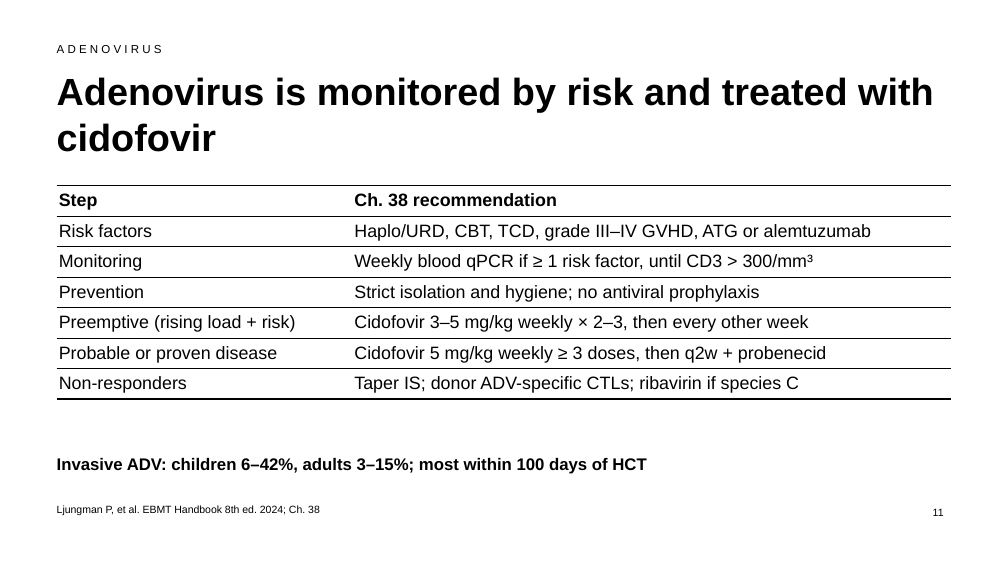
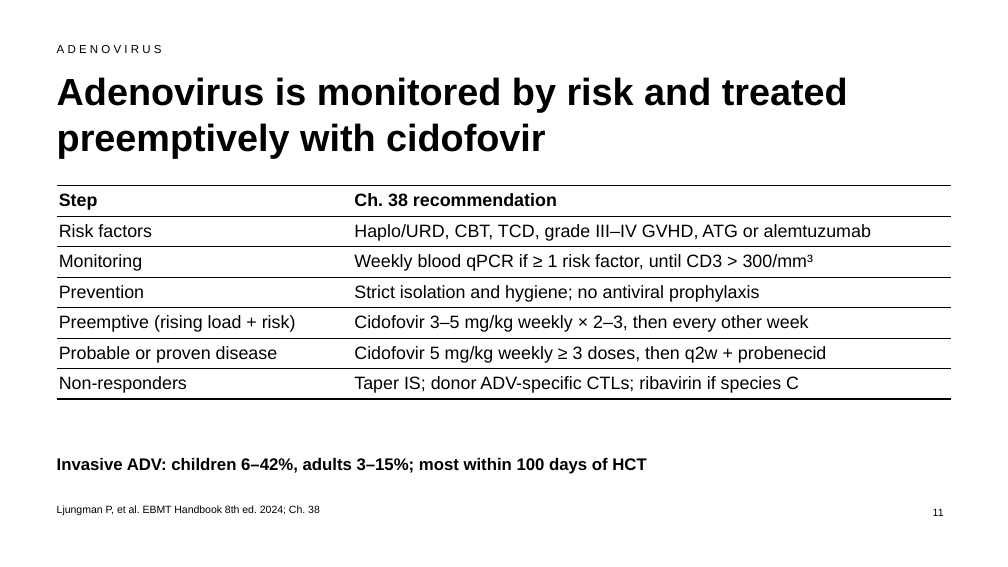
Before and after one commit to htlin222/ebmt-handbook-skill, a slide deck: slide 11 of slides/decks/s09-viral-infections-ptld.pptx. Drawn at 1008x567 pixels with LibreOffice and Linux fonts; fonts in the diff are those of the drawing. Boxes give left, top, right and bottom in pixels: in the first picture for what was removed or moved away, otherwise in the second. Text is boxed around its words. In the diff, an @@ line names an element or a change of style, - is before the commit and + after.

```diff
--- a/slides/decks/s09-viral-infections-ptld.pptx
+++ b/slides/decks/s09-viral-infections-ptld.pptx
@@ title at [57, 77, 848, 158]: text changed @@
-Adenovirus is monitored by risk and treated with cidofovir
+Adenovirus is monitored by risk and treated preemptively with cidofovir
```
Also in this commit, not shown: 8 other slides changed, 2 other files.
